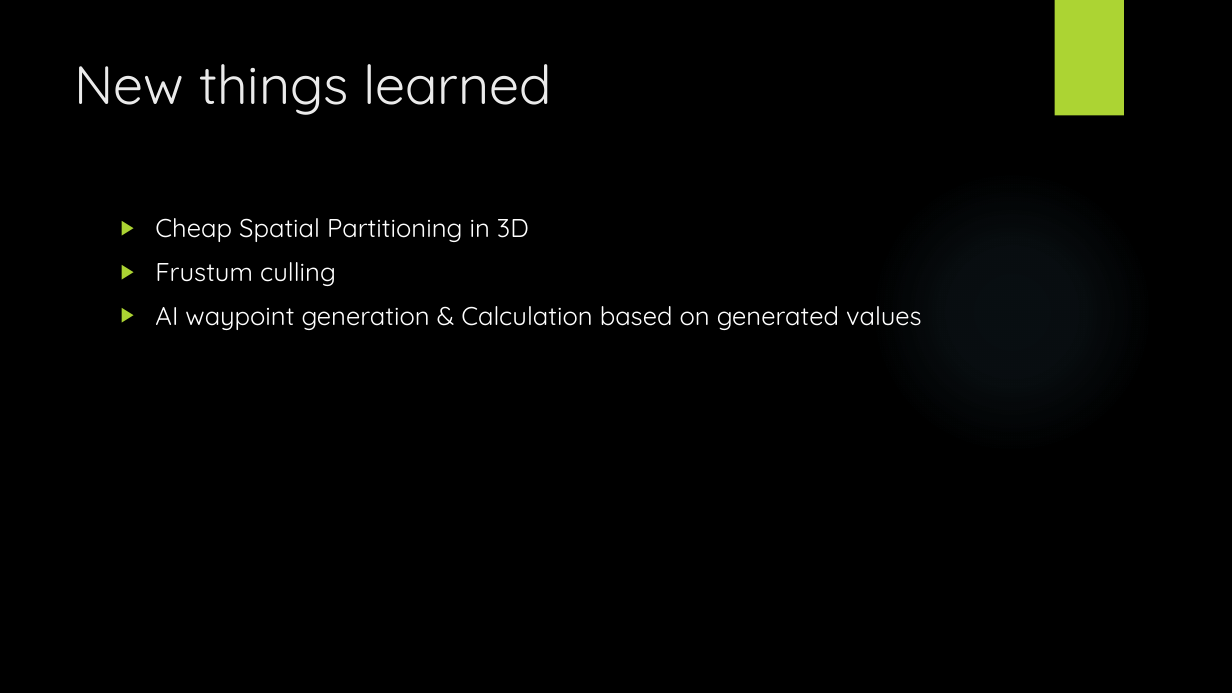
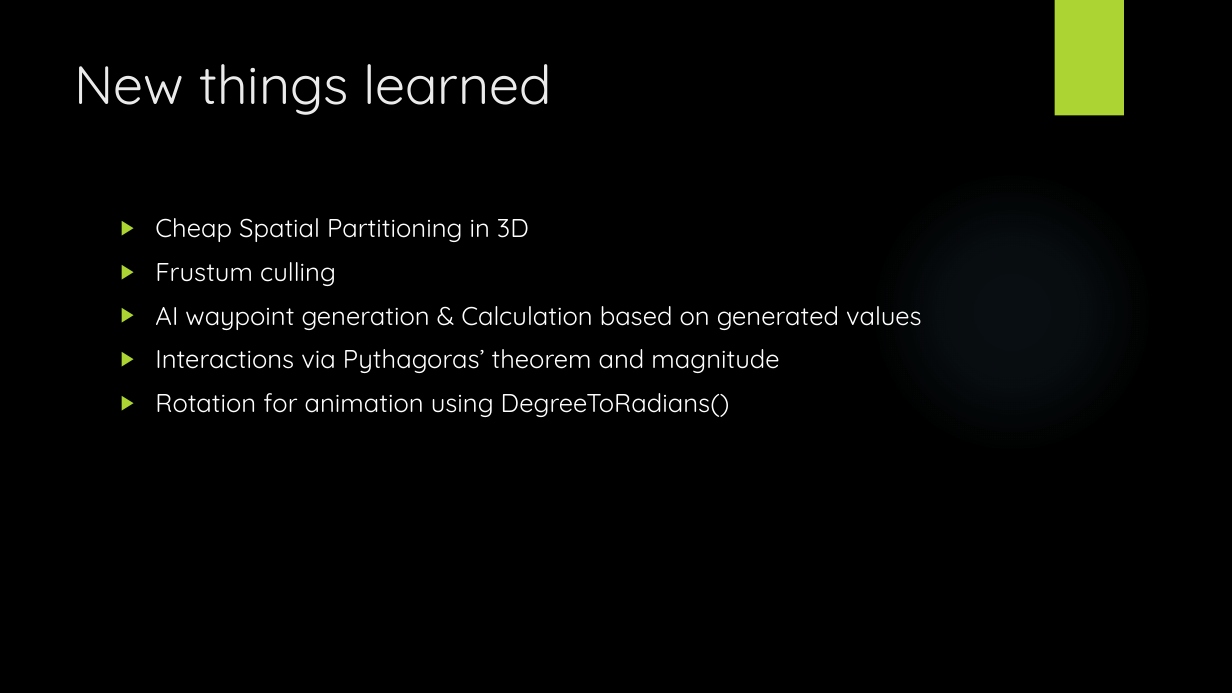
Before and after one commit to M4A1CID/Team-E-Studio-Project-3, a slide deck: slide 15 of State Penitentiary 3.pptx. Drawn at 1232x693 pixels with LibreOffice and Linux fonts; fonts in the diff are those of the drawing; background and template pictures are left out. Boxes give left, top, right and bottom in pixels: in the first picture for what was removed or moved away, otherwise in the second. Text is boxed around its words. In the diff, an @@ line names an element or a change of style, - is before the commit and + after.

Commit message:
-Fixed missing NVG Cooldown -Added to new things learned

```diff
--- a/State Penitentiary 3.pptx
+++ b/State Penitentiary 3.pptx
@@ text at (155, 349, 779, 417): paragraphs added @@
+▶ Interactions via Pythagoras’ theorem and magnitude
+▶ Rotation for animation using DegreeToRadians()
```
Also in this commit, not shown: 1 other file.
